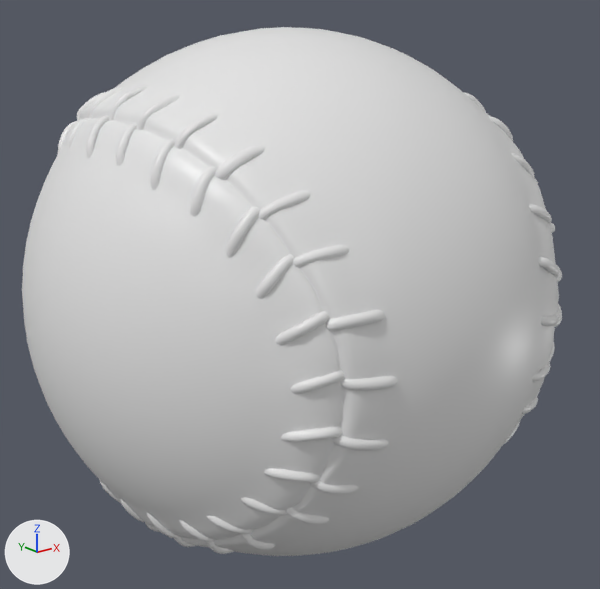
A saved change to the OBJ model share/models/ms/Baseball.obj.
Camera for both pictures: a 50 mm camera at (-0.501, -0.633, 0.245) aimed at (0.002, -0.004, -0.007). Lighting does not change. The marker at lower left points along +X, +Y and +Z. Where no turn or scale is listed for an object, it has been applied to the vertices. Vertices at the same position are counted once.

The first picture shows 'mesh_id28'.
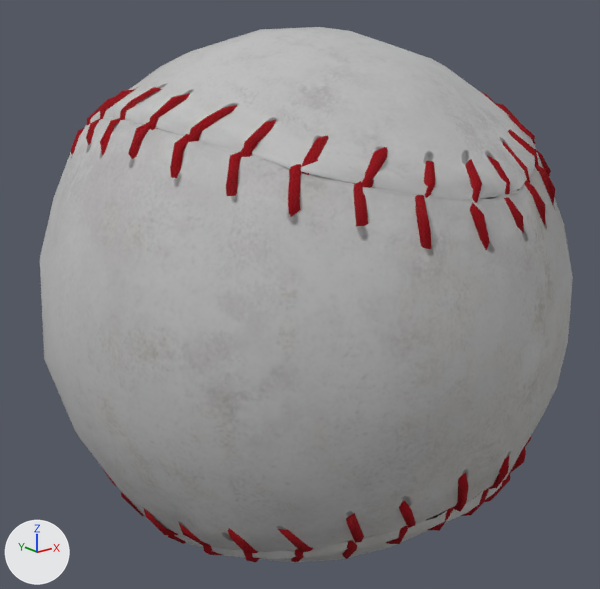
Changed parts and their boxes (x1, y1, x2, y2) in the pictures (600 x 589 px):
'mesh_id28', surface changed, reshaped (white to grey)
    before: (22, 27, 562, 556)
    after: (40, 27, 573, 562)
part 1 of me_mesh_id28, rebuilt (16% narrower)
    before: (22, 27, 559, 556)
    after: (85, 27, 535, 562)
part 2 of me_mesh_id28, deleted
    before: (57, 86, 562, 554)
part 3 of me_mesh_id28, added
    after: (40, 87, 573, 562)

What changed in the scene script:
```text
Add img_baseballspecular_jpg:
    img_baseballspecular_jpg = load_image('BaseballSpecular.jpg', 'BaseballSpecular.jpg', 1024, 1024, 'sRGB')
Add img_baseballdiffuse_jpg:
    img_baseballdiffuse_jpg = load_image('BaseballDiffuse.jpg', 'BaseballDiffuse.jpg', 2048, 2048, 'sRGB')
Change mat_9:
    add n2 = _N.new('ShaderNodeTexImage'); n2.name = 'Image Texture'
    add n2.image = img_baseballdiffuse_jpg
    add n3 = _N.new('ShaderNodeTexImage'); n3.name = 'Image Texture.001'
    add n3.image = img_baseballspecular_jpg
    where n0 = _N.new('ShaderNodeBsdfPrincipled'); n0.name = 'Principled BSDF'
    add _L.new(n2.outputs[0], n0.inputs[0])  # 'Color' to 'Base Color'
    add _L.new(n3.outputs[0], n0.inputs[13])  # 'Color' to 'Specular IOR Level'
Change me_mesh_id28:
    used by ob_mesh_id28; location = (0.0, 0.0, 0.0)
    remove me_mesh_id28.from_pydata(...)  # 16684 vertices, 28422 faces; spans x -0.26..0.252, y -0.25..0.266, z -0.261..0.251
    add me_mesh_id28.from_pydata(...)  # 2337 vertices, 2841 faces, 1 loose edge; spans x -0.254..0.258, y -0.267..0.25, z -0.262..0.251
    me_mesh_id28 part 1: the loose piece of 2976 vertices spanning x -0.26..0.252, y -0.25..0.266, z -0.261..0.251 is rebuilt with 244 vertices and now spans x -0.181..0.188, y -0.236..0.25, z -0.262..0.251
    me_mesh_id28 part 2: 116 loose pieces with 13708 vertices, spanning x -0.211..0.204, y -0.237..0.25, z -0.214..0.205, are deleted
    me_mesh_id28 part 3: 2093 vertices added at x -0.254..0.258, y -0.267..0.237, z -0.214..0.205
```
